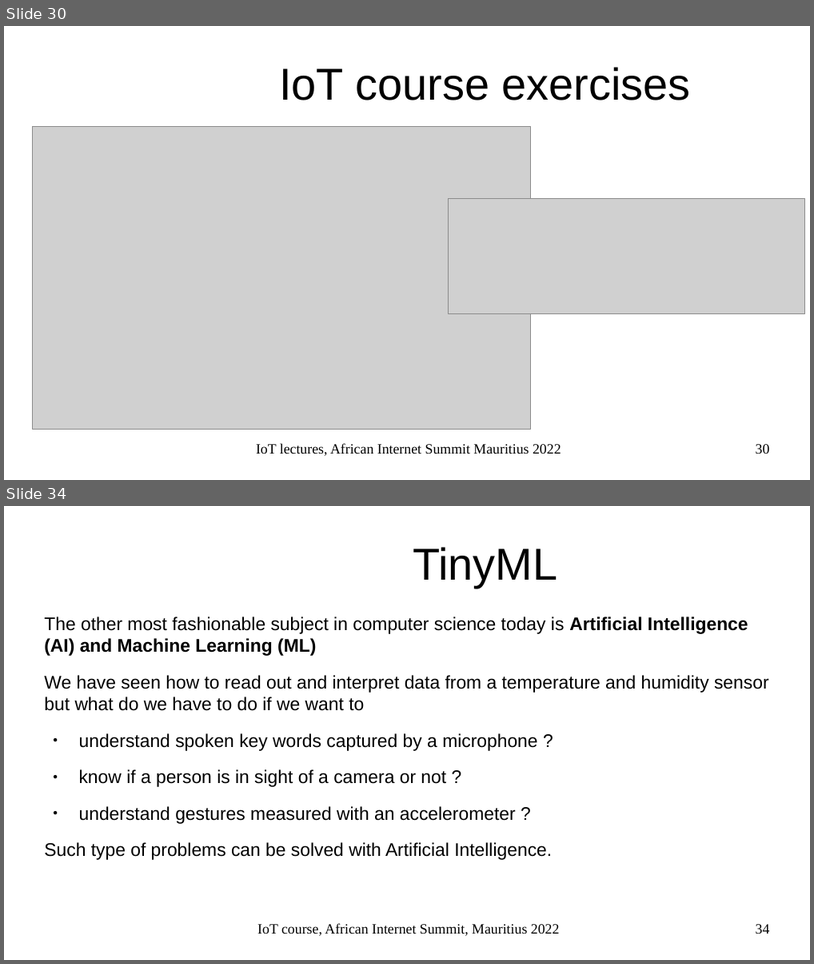
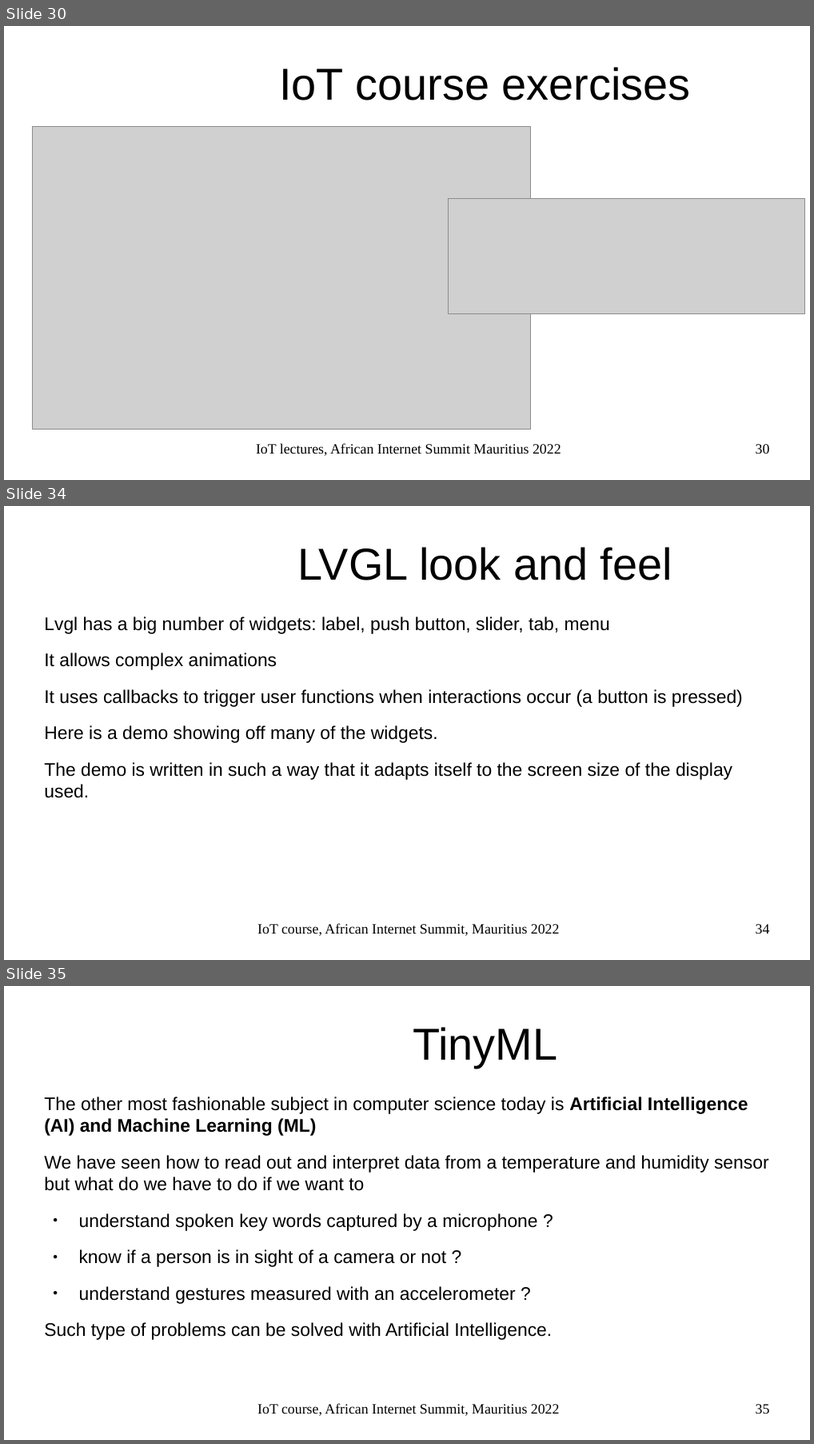
Before and after one commit to uraich/AIS-2022_IoT_Tutorial, a slide deck: slides/ais2022_lect2.odp. Shown one above the other, each under a label of ours: slides 30 and 34 before the commit, slides 30, 34 and 35 after it; the slides between them are not shown. The pictures are 814x964 and 814x1444 pixels, drawn with LibreOffice and Linux fonts; fonts in the diff are those of the drawing; grey boxes stand for pictures; background and template pictures are left out. Boxes give left, top, right and bottom in pixels: in the first picture for what was removed or moved away, otherwise in the second. Text is boxed around its words. In the diff, an @@ line names an element or a change of style, - is before the commit and + after.

```diff
--- a/slides/ais2022_lect2.odp
+++ b/slides/ais2022_lect2.odp
@@ slide 34 added at <box>4,506,810,960</box>, background #FFFFFF @@
@@ title added at <box>298,547,673,580</box>, 44 pt, text #000000 @@
+LVGL look and feel
@@ text added at <box>44,616,743,798</box>, 18 pt, text #000000 @@
+Lvgl has a big number of widgets: label, push button, slider, tab, menu
+It allows complex animations
+It uses callbacks to trigger user functions when interactions occur (a button is pressed)
+Here is a demo showing off many of the widgets.
+The demo is written in such a way that it adapts itself to the screen size of the display used.
@@ text added at <box>258,923,560,936</box>, 14 pt, text #000000 @@
+IoT course, African Internet Summit, Mauritius 2022
@@ page number added at <box>756,924,770,933</box>, 14 pt, text #000000 @@
+34
@@ what was slide 34 is now slide 35 @@
@@ page number at <box>756,1404,770,1413</box>: text changed @@
-34
+35
```
Also in this commit, not shown: 17 slides changed, 2 other files.
